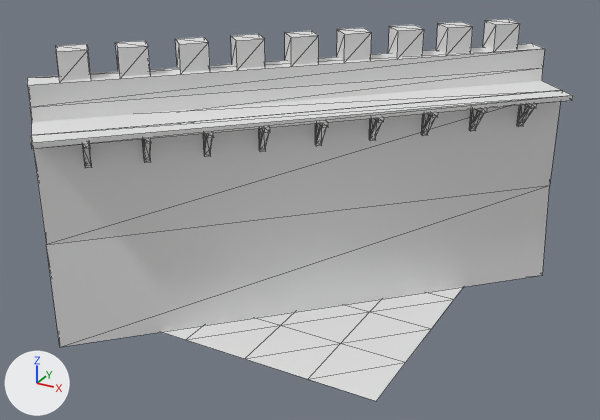
Two versions of the OBJ model Resources/models/Castle/WallDiag1.obj, one commit apart.
The view is the same before and after, from a 50 mm lens placed at (102.4, -193.9, 124.4), pointed at (-2.1, -3.9, 29.4). Arrows for +X, +Y and +Z are at lower left; the lights stay in place. Mesh edges are drawn as thin lines. Materials are left out; every surface is plain grey. Where no turn or scale is listed for an object, it has been applied to the vertices.

In view in the first picture: 'WallDiag1'.
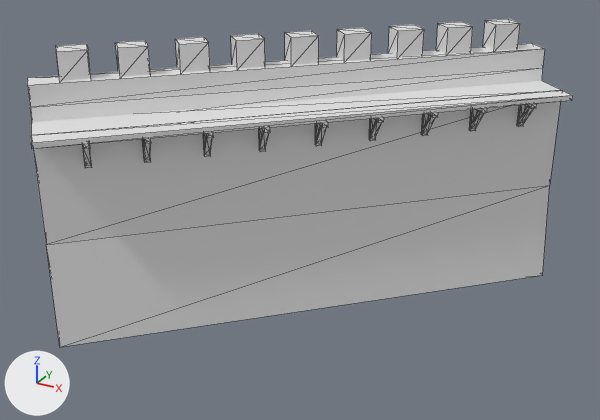
The newer file is also turned or shifted as a whole; pictures and numbers use the older file's frame.

Edits to the bpy script that builds the scene:
```text
Change me_walldiag1:
    where me_walldiag1.from_pydata(...)  # 345 vertices, 516 faces; spans x -61.9..59.6, y -59.8..62.0, z 0.0..76.6
    used by ob_walldiag1; location = (0.0, 0.0, 0.0)
    me_walldiag1 part 1: the loose piece of 25 vertices spanning x -38.0..38.0, y -38.0..38.0, z 0.0 is deleted
```

What differs and where, as boxes [x1, y1, x2, y2] in the pictures (600 x 420 px):
'WallDiag1', reshaped (14% shorter)
    before: [27, 19, 573, 401]
    after: [27, 19, 573, 347]
part 1 of me_walldiag1, deleted
    before: [163, 287, 463, 401]
